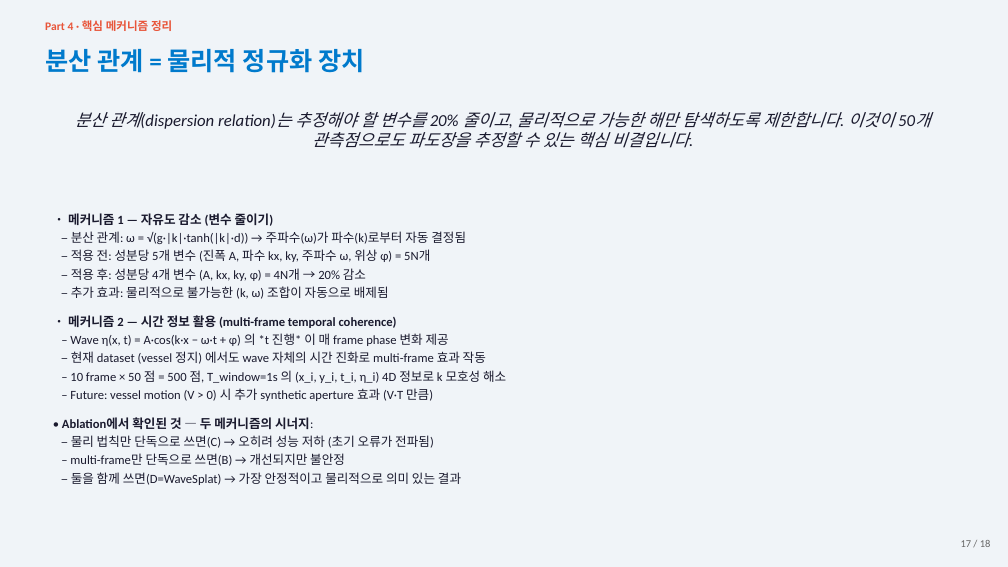
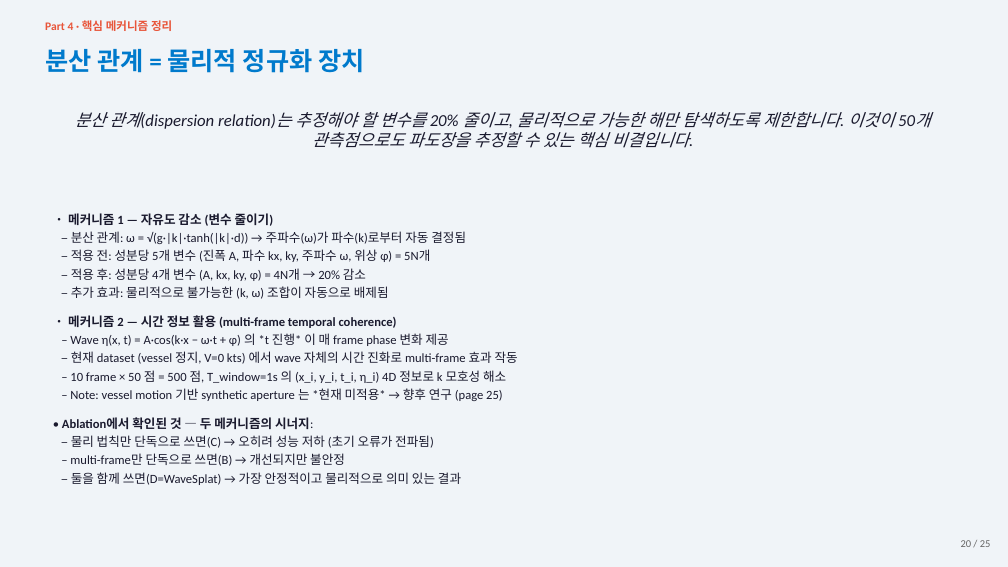
Before and after one commit to SAEYONGPARK94/wavesplat, a slide deck: slide 20 of wavesplat/docs/labmeeting_2026_05_13.pptx. Drawn at 1008x567 pixels with LibreOffice and Linux fonts; fonts in the diff are those of the drawing. Boxes give left, top, right and bottom in pixels: in the first picture for what was removed or moved away, otherwise in the second. Text is boxed around its words. In the diff, an @@ line names an element or a change of style, - is before the commit and + after.

```diff
--- a/wavesplat/docs/labmeeting_2026_05_13.pptx
+++ b/wavesplat/docs/labmeeting_2026_05_13.pptx
@@ text at [71, 351, 518, 364]: text changed @@
-– 현재 dataset (vessel 정지) 에서도 wave 자체의 시간 진화로 multi-frame 효과 작동
+– 현재 dataset (vessel 정지, V=0 kts) 에서 wave 자체의 시간 진화로 multi-frame 효과 작동
@@ text at [70, 388, 503, 401]: text changed @@
-– Future: vessel motion (V > 0) 시 추가 synthetic aperture 효과 (V·T 만큼)
+– Note: vessel motion 기반 synthetic aperture 는 *현재 미적용* → 향후 연구 (page 25)
@@ text at [961, 540, 991, 547]: text changed @@
-17 / 18
+20 / 25
```
Also in this commit, not shown: 23 other slides changed, 2 other files.
